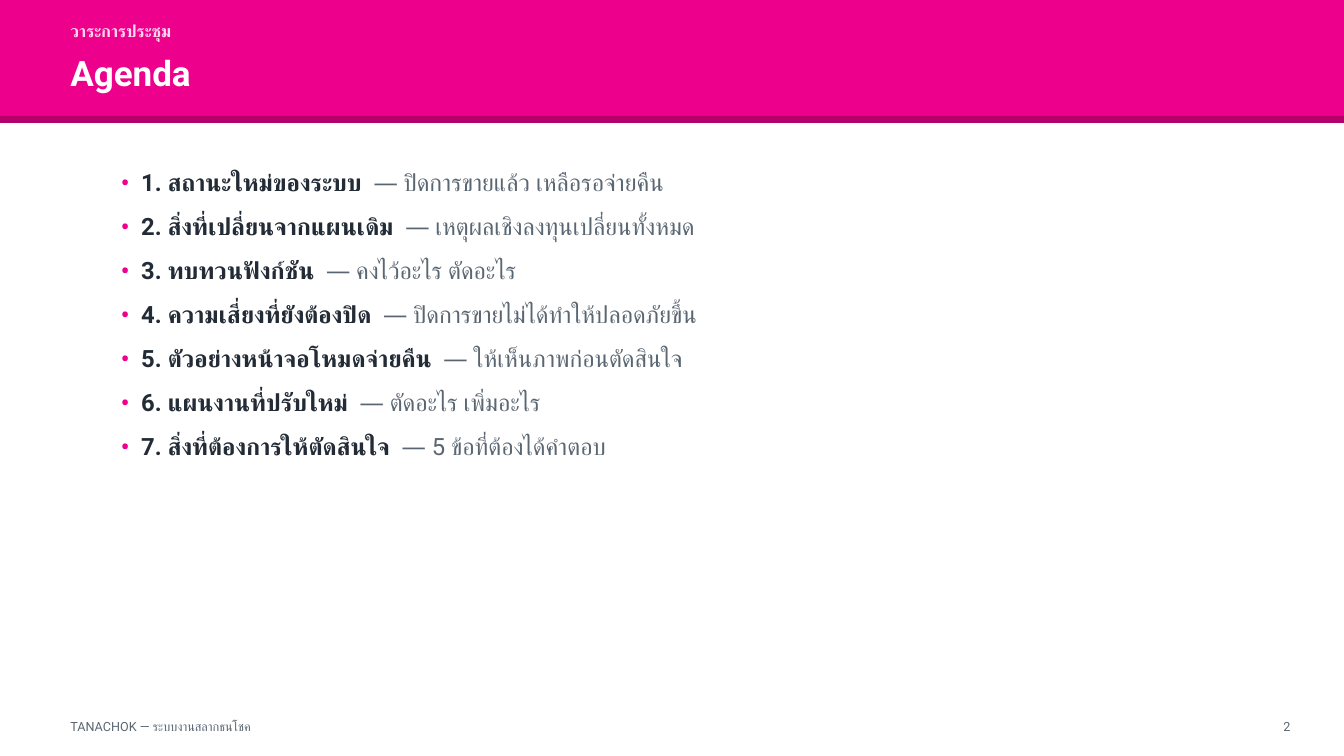
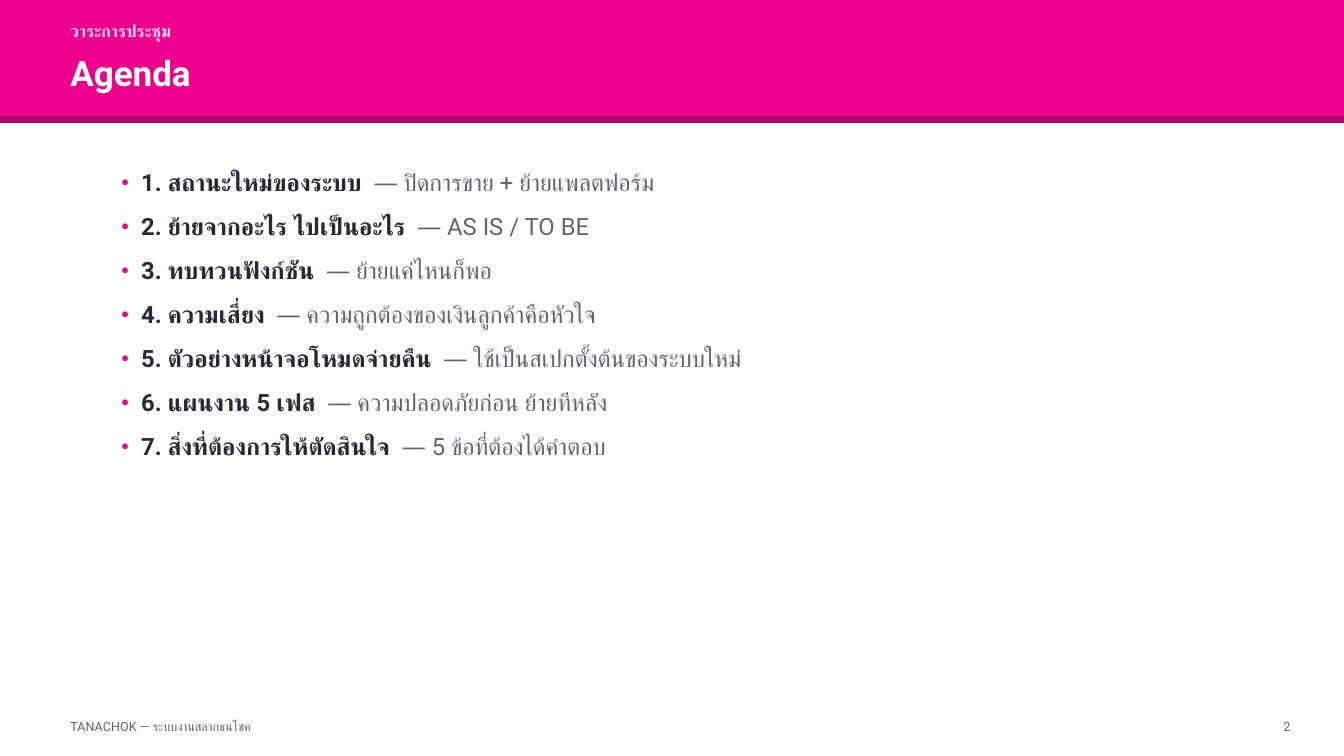
Before and after one commit to supachaitw/line-bot-images, a slide deck: slide 2 of docs/tanachok-production-slides.pptx. Drawn at 1344x756 pixels with LibreOffice and Linux fonts; fonts in the diff are those of the drawing. Boxes give left, top, right and bottom in pixels: in the first picture for what was removed or moved away, otherwise in the second. Text is boxed around its words. In the diff, an @@ line names an element or a change of style, - is before the commit and + after.

```diff
--- a/docs/tanachok-production-slides.pptx
+++ b/docs/tanachok-production-slides.pptx
@@ text at (141, 172, 741, 412): text changed @@
-• 1. สถานะใหม่ของระบบ — ปิดการขายแล้ว เหลือรอจ่ายคืน
-• 2. สิ่งที่เปลี่ยนจากแผนเดิม — เหตุผลเชิงลงทุนเปลี่ยนทั้งหมด
-• 3. ทบทวนฟังก์ชัน — คงไว้อะไร ตัดอะไร
-• 4. ความเสี่ยงที่ยังต้องปิด — ปิดการขายไม่ได้ทำให้ปลอดภัยขึ้น
-• 5. ตัวอย่างหน้าจอโหมดจ่ายคืน — ให้เห็นภาพก่อนตัดสินใจ
-• 6. แผนงานที่ปรับใหม่ — ตัดอะไร เพิ่มอะไร
+• 1. สถานะใหม่ของระบบ — ปิดการขาย + ย้ายแพลตฟอร์ม
+• 2. ย้ายจากอะไร ไปเป็นอะไร — AS IS / TO BE
+• 3. ทบทวนฟังก์ชัน — ย้ายแค่ไหนก็พอ
+• 4. ความเสี่ยง — ความถูกต้องของเงินลูกค้าคือหัวใจ
+• 5. ตัวอย่างหน้าจอโหมดจ่ายคืน — ใช้เป็นสเปกตั้งต้นของระบบใหม่
+• 6. แผนงาน 5 เฟส — ความปลอดภัยก่อน ย้ายทีหลัง
```
Also in this commit, not shown: 5 other slides changed, 1 slide added, 1 slide removed, 6 other files.
